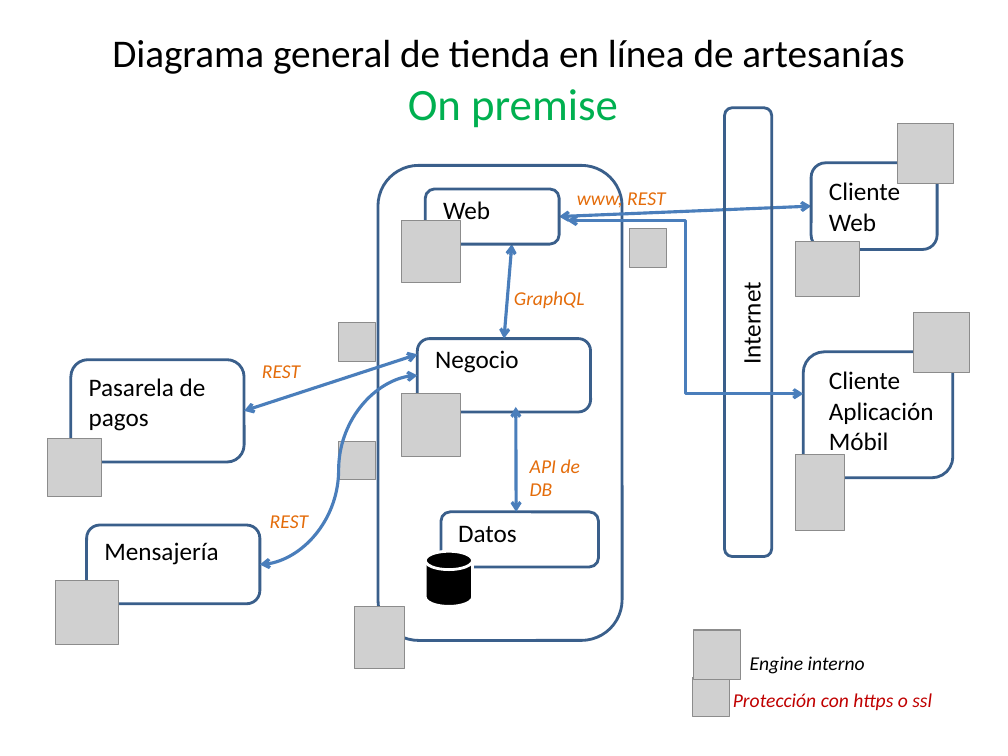
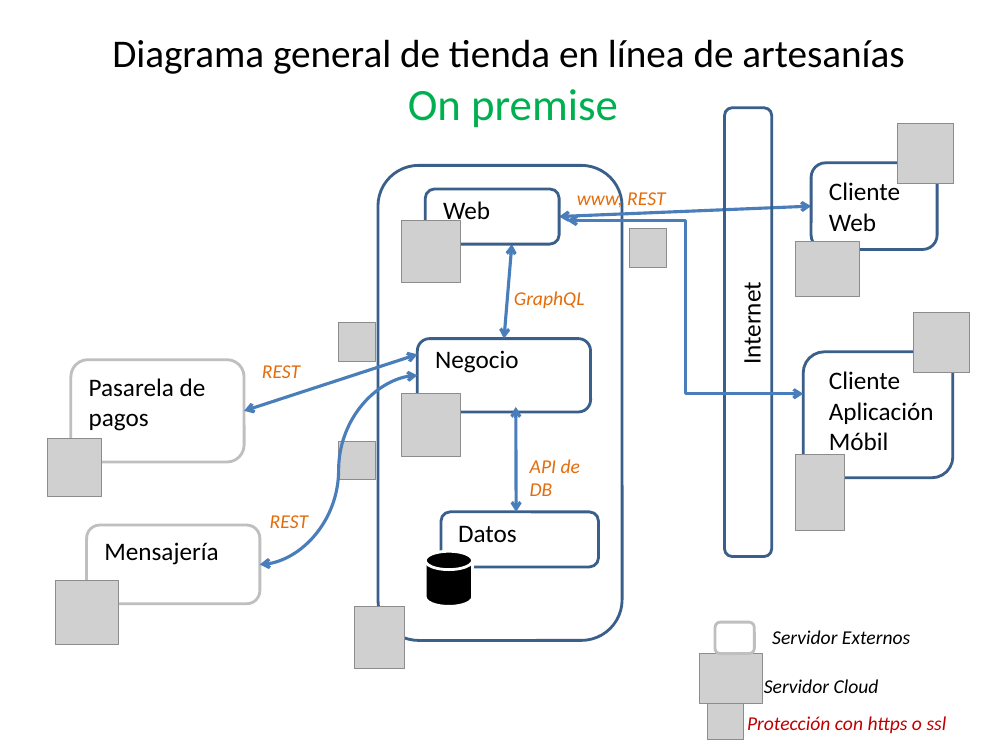
Before and after one commit to otrofree/prueba, a slide deck: slide 2 of problema2/soporte/diagrama_general.pptx. Drawn at 1008x756 pixels with LibreOffice and Linux fonts; fonts in the diff are those of the drawing; grey boxes stand for pictures. Boxes give left, top, right and bottom in pixels: in the first picture for what was removed or moved away, otherwise in the second. Text is boxed around its words. In the diff, an @@ line names an element or a change of style, - is before the commit and + after.

```diff
--- a/problema2/soporte/diagrama_general.pptx
+++ b/problema2/soporte/diagrama_general.pptx
@@ rounded rectangle at [71,360,244,463]: outline #3A5F8C 2 pt to #BFBFBF 2 pt @@
@@ rounded rectangle at [87,525,260,604]: outline #3A5F8C 2 pt to #BFBFBF 2 pt @@
@@ rounded rectangle added at [715,622,754,653], outline #BFBFBF 2 pt @@
@@ picture removed at [694,630,741,679] @@
@@ picture added at [700,653,763,703] @@
@@ text removed at [750,656,865,674] @@
-Engine interno
@@ text added at [772,630,910,644], 14 pt, text #000000, italic @@
+Servidor Externos
@@ text added at [764,679,879,693], 14 pt, text #000000, italic @@
+Servidor Cloud
@@ picture: place and size @@
-picture at [694,677,730,717]
+picture at [708,701,744,740]
@@ text "Protección con https o ssl": place and size @@
-text "Protección con https o ssl" at [733,693,932,710]
+text "Protección con https o ssl" at [747,716,947,733]
```
Also in this commit, not shown: 1 other slide changed, 3 slides added, 3 other files.
